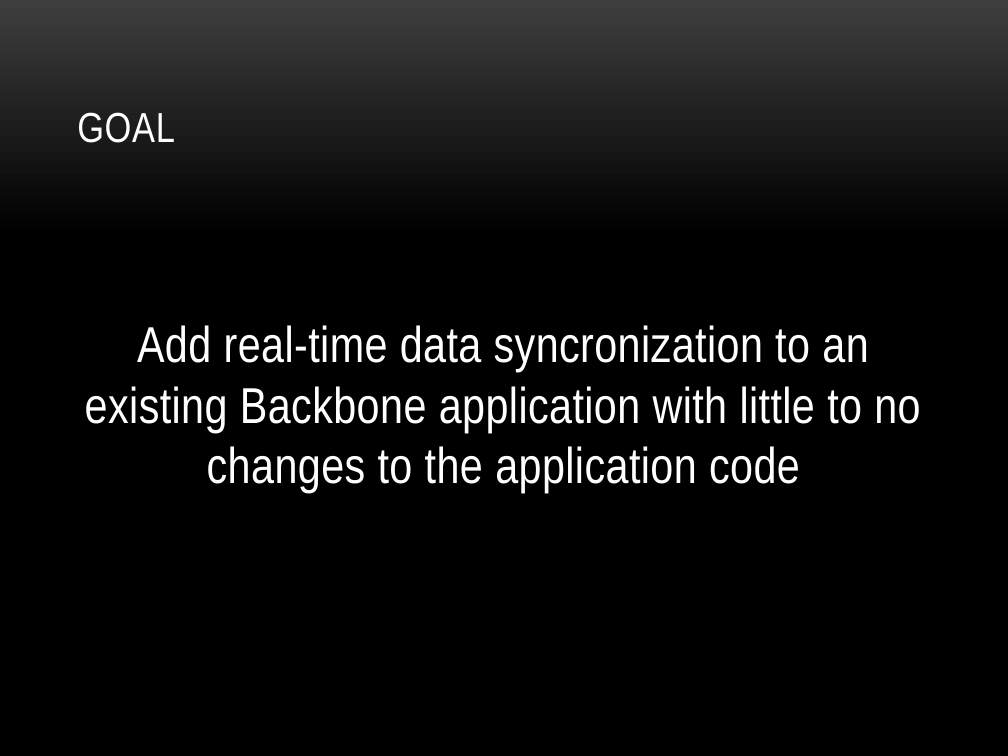
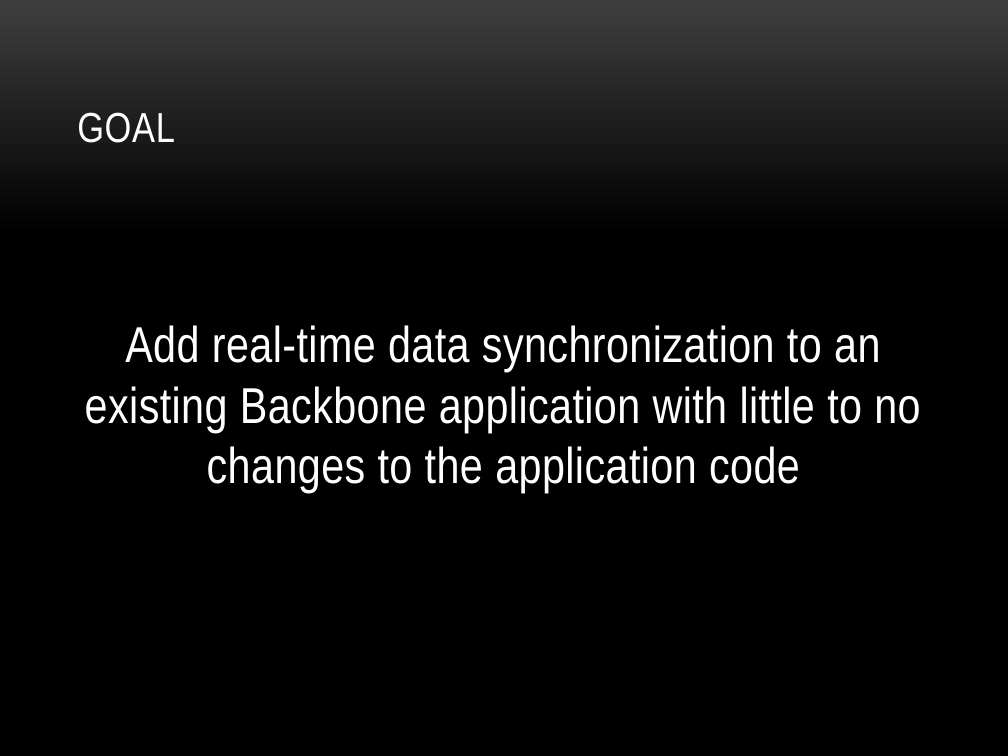
Before and after one commit to andrew-cs/backbonejs-socketio-comments, a slide deck: slide 2 of backbone-socketio-comments.pptx. Drawn at 1008x756 pixels with LibreOffice and Linux fonts; fonts in the diff are those of the drawing; background and template pictures are left out. Boxes give left, top, right and bottom in pixels: in the first picture for what was removed or moved away, otherwise in the second. Text is boxed around its words. In the diff, an @@ line names an element or a change of style, - is before the commit and + after.

Commit message:
spell check

```diff
--- a/backbone-socketio-comments.pptx
+++ b/backbone-socketio-comments.pptx
@@ text at box(85, 325, 920, 493): text changed @@
-Add real-time data syncronization to an existing Backbone application with little to no changes to the application code
+Add real-time data synchronization to an existing Backbone application with little to no changes to the application code
```
